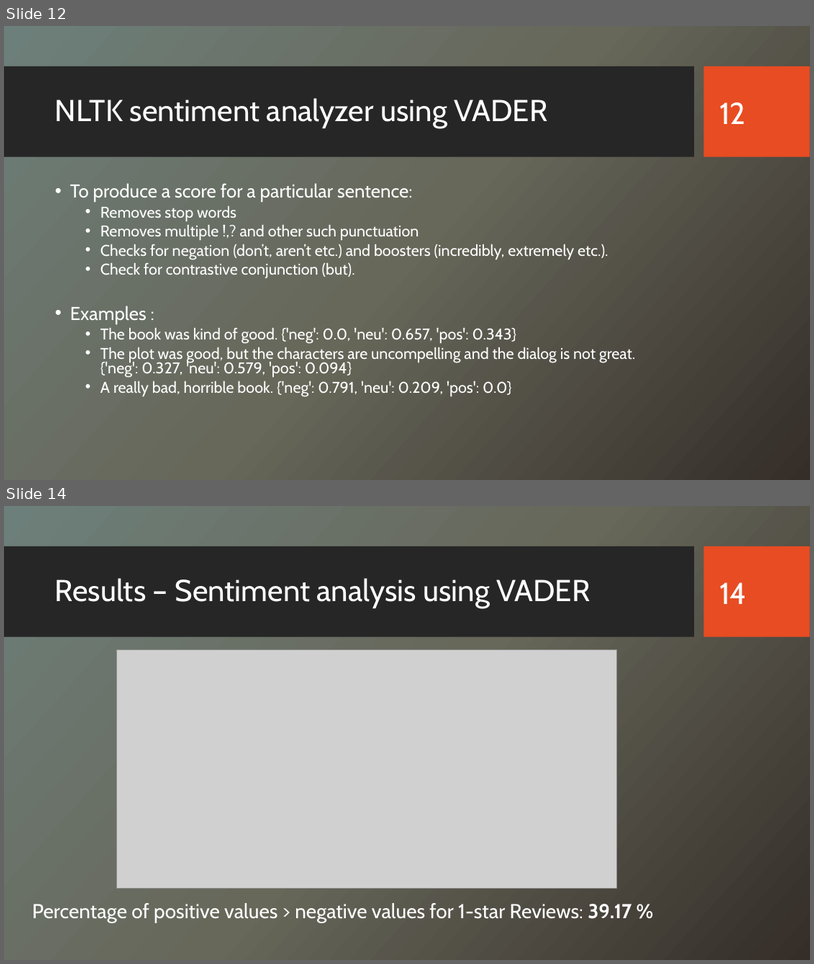
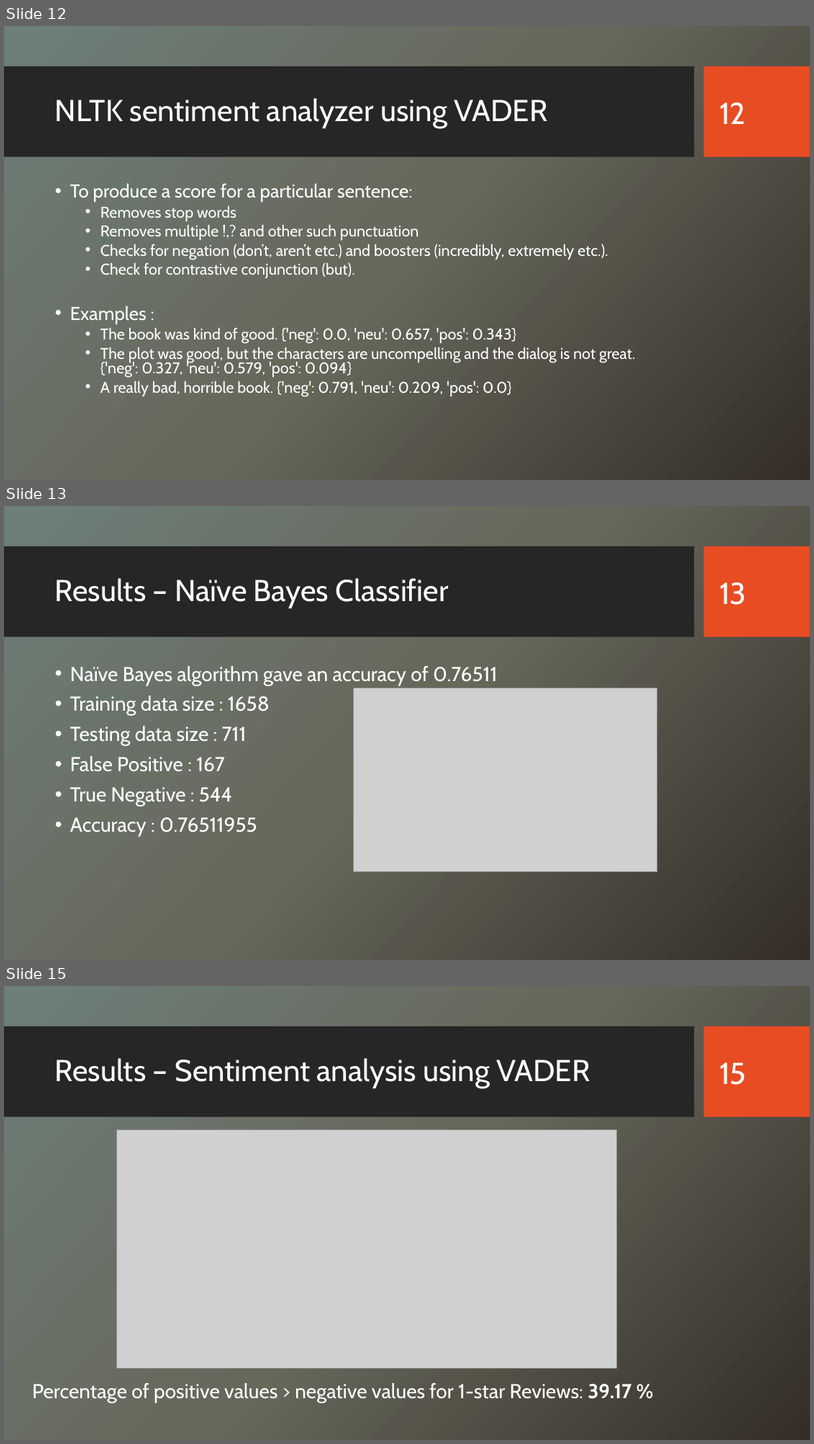
Before and after one commit to CS223-YelpReview/Yelp-NLP, a slide deck: Yelp Reviews – A Study.pptx. Shown one above the other, each under a label of ours: slides 12 and 14 before the commit, slides 12, 13 and 15 after it; the slides between them are not shown. The pictures are 814x964 and 814x1444 pixels, drawn with LibreOffice and Linux fonts; fonts in the diff are those of the drawing; grey boxes stand for pictures; background and template pictures are left out. Boxes give left, top, right and bottom in pixels: in the first picture for what was removed or moved away, otherwise in the second. Text is boxed around its words. In the diff, an @@ line names an element or a change of style, - is before the commit and + after.

Commit message:
Added results of naive bayes

```diff
--- a/Yelp Reviews – A Study.pptx
+++ b/Yelp Reviews – A Study.pptx
@@ slide 13 added at bbox=[4, 506, 810, 960], background picture (left out); not listed: 2 template elements that a slide beside it also shows @@
@@ title added at bbox=[55, 578, 448, 608], 36 pt, text #FFFFFF @@
+Results – Naïve Bayes Classifier
@@ page number added at bbox=[720, 582, 747, 605], 36 pt, text #FFFFFF @@
+13
@@ text added at bbox=[70, 666, 498, 836], 24 pt, text #FFFFFF @@
+• Naïve Bayes algorithm gave an accuracy of 0.76511
+• Training data size : 1658
+• Testing data size : 711
+• False Positive : 167
+• True Negative : 544
+• Accuracy : 0.76511955
@@ picture added at bbox=[354, 688, 657, 871] @@
@@ what was slide 14 is now slide 15 @@
@@ page number at bbox=[720, 1062, 747, 1085]: text changed @@
-14
+15
```
Also in this commit, not shown: 2 slides changed, 2 other files.
